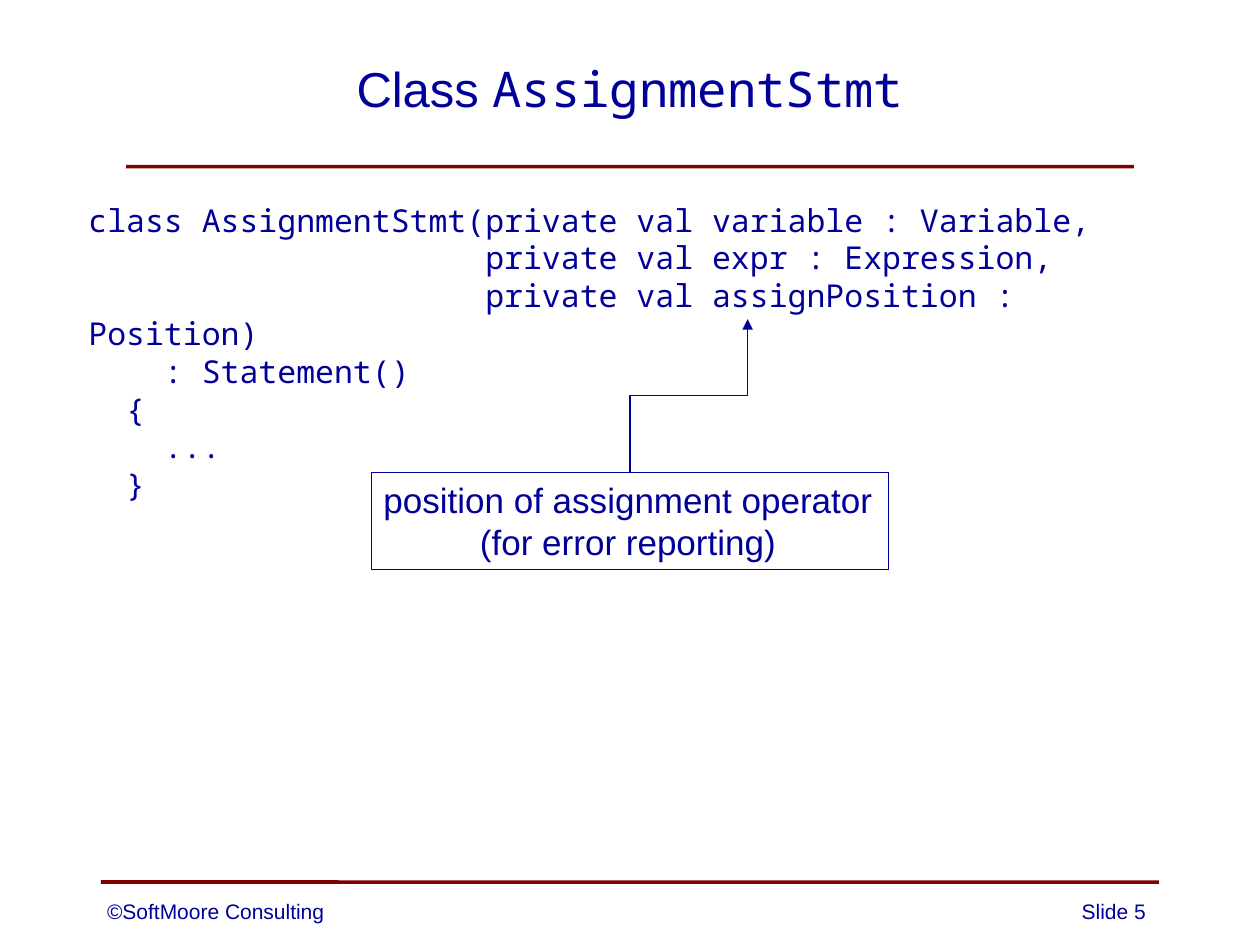
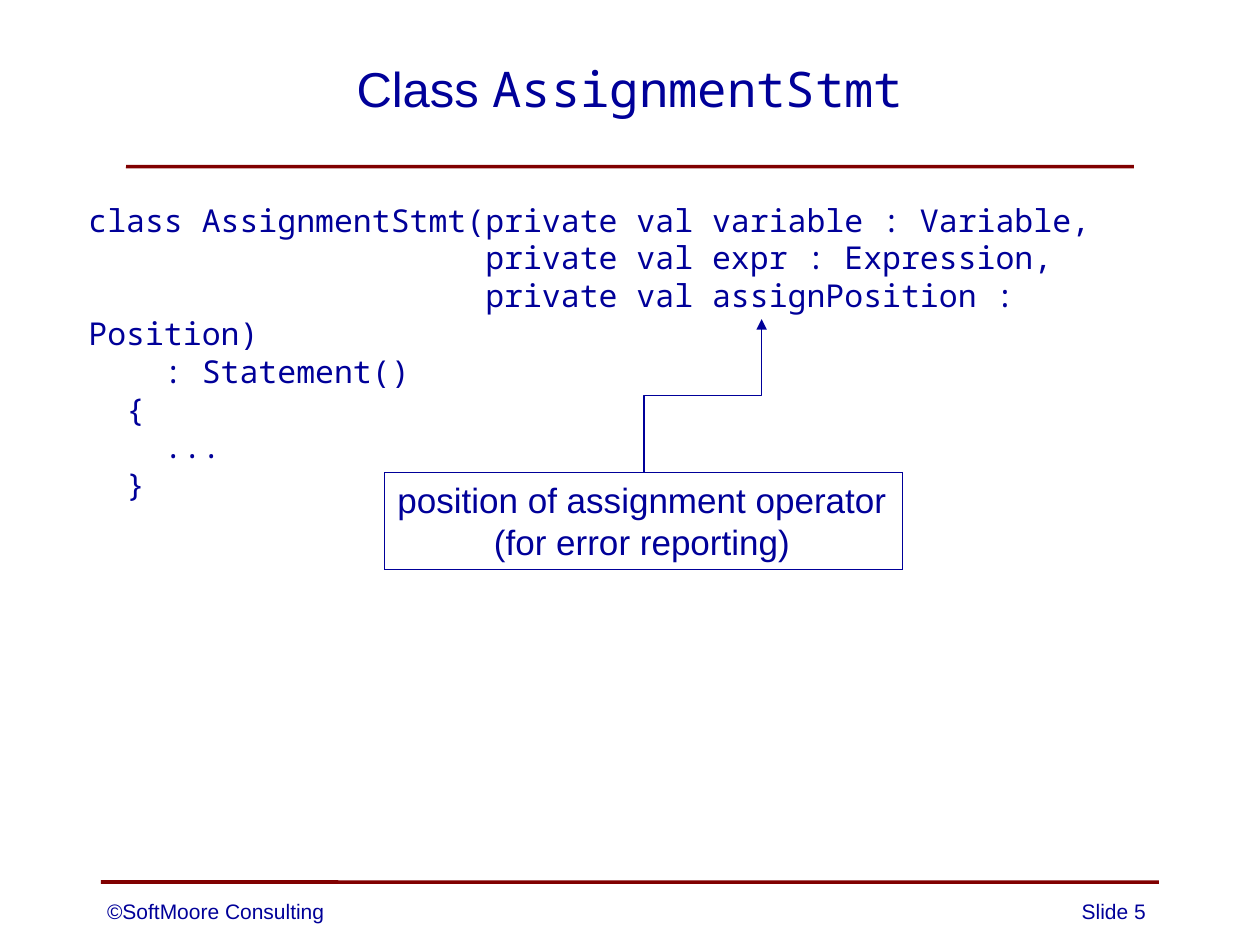
Before and after one commit to SoftMoore/CPRL-Kt, a slide deck: slide 5 of PowerPoint Slides/08 - Abstract Syntax Trees.pptx. Drawn at 1260x945 pixels with LibreOffice and Linux fonts; fonts in the diff are those of the drawing. Boxes give left, top, right and bottom in pixels: in the first picture for what was removed or moved away, otherwise in the second. Text is boxed around its words. In the diff, an @@ line names an element or a change of style, - is before the commit and + after.

```diff
--- a/PowerPoint Slides/08 - Abstract Syntax Trees.pptx
+++ b/PowerPoint Slides/08 - Abstract Syntax Trees.pptx
@@ elbow arrow moved from (630, 472) - (747, 319) to (644, 472) - (761, 319) @@
@@ rectangle "position of assignment operator": place and size @@
-rectangle "position of assignment operator" at bbox=[370, 472, 888, 570]
+rectangle "position of assignment operator" at bbox=[386, 472, 903, 570]
```
Also in this commit, not shown: 8 other slides changed, 3 other files.
